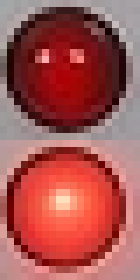
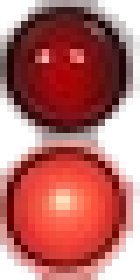
Layers edited between the first and the second 140px x 280px image:
painted on "cdWZd.jpg copy" over [left=0, top=140, right=140, bottom=280]
painted on "cdWZd.jpg copy #1" over [left=0, top=0, right=140, bottom=147]
